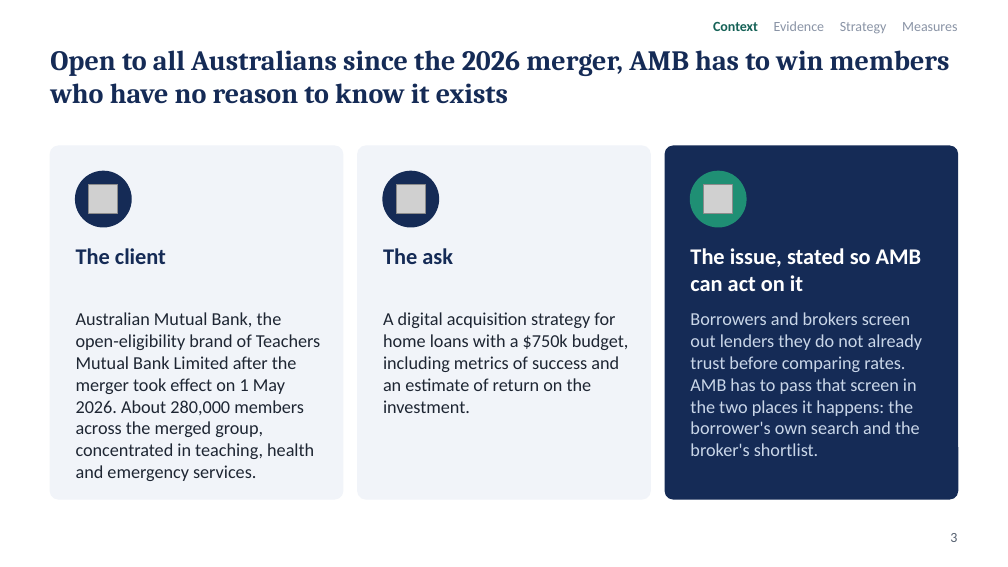
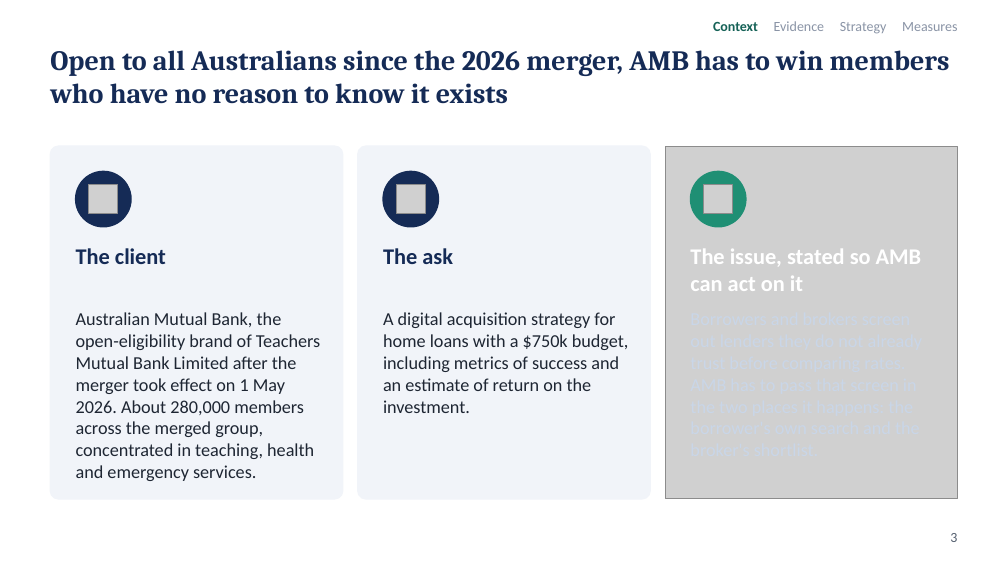
Before and after one commit to Dhurtado10/MKT_Group_Presentation, a slide deck: slide 3 of AMB_Draft_4_remaster_wip.pptx. Drawn at 1008x567 pixels with LibreOffice and Linux fonts; fonts in the diff are those of the drawing; grey boxes stand for pictures. Boxes give left, top, right and bottom in pixels: in the first picture for what was removed or moved away, otherwise in the second. Text is boxed around its words. In the diff, an @@ line names an element or a change of style, - is before the commit and + after.

```diff
--- a/AMB_Draft_4_remaster_wip.pptx
+++ b/AMB_Draft_4_remaster_wip.pptx
@@ rounded rectangle removed at [665,146,958,499] @@
@@ picture added at [665,146,958,499] @@
@@ text removed at [690,312,922,456] @@
-Borrowers and brokers screen out lenders they do not already trust before comparing rates. AMB has to pass that screen in the two places it happens: the borrower's own search and the broker's shortlist.
```
Also in this commit, not shown: 9 other slides changed, 17 other files.
